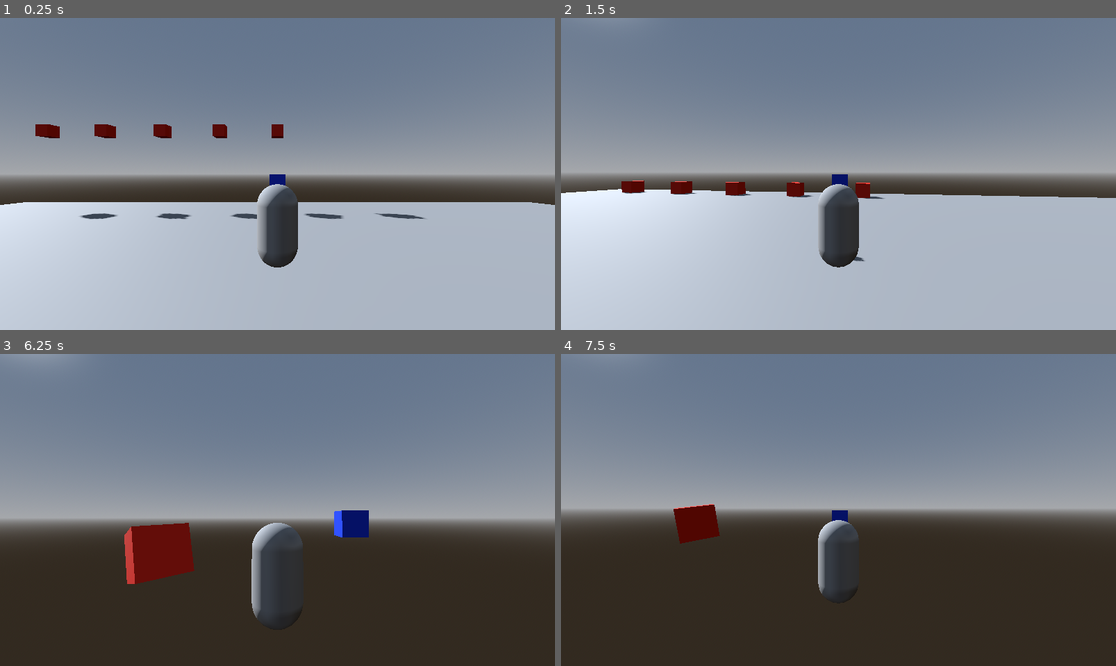
Above: before the commit, frames 1-4 (two rows, left to right).
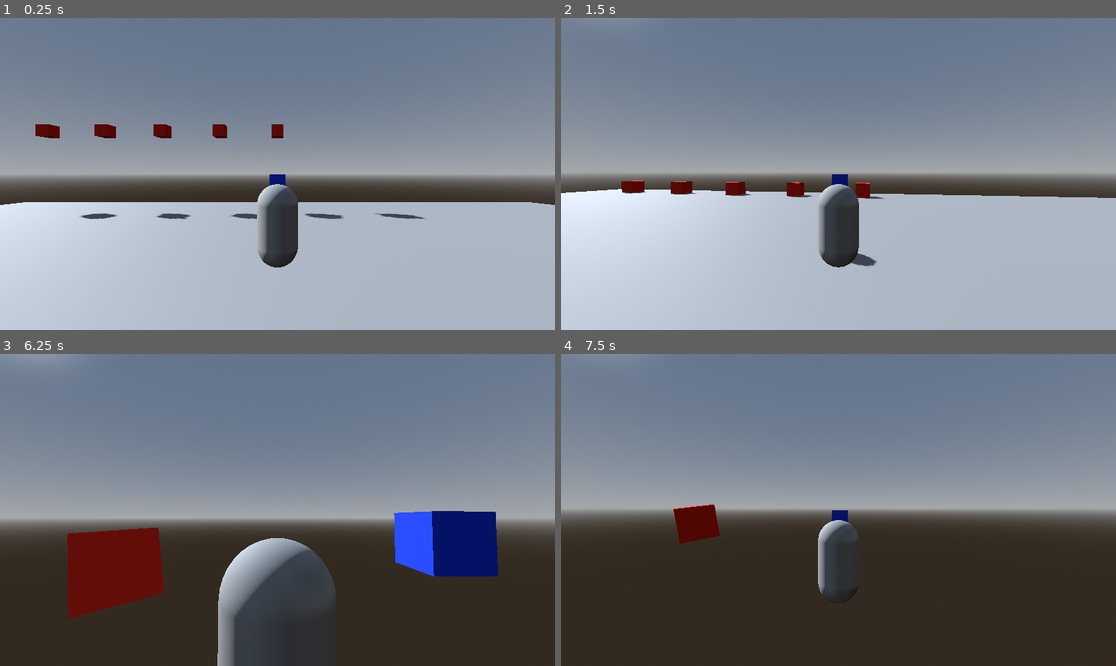
Above: after the commit, the same moments.

Repository: kenjan35/Mons-Hunt
Game: Godot game, scene res://scenes/main.tscn
Two runs of this game, one before a commit and one after it. Both use one fixed random seed, a clock stepped at 60 frames per second and the inputs below.
Inputs (mouse positions are in pixels of both pictures, inside the frame that each line leads up to):
- Up to frame 1 (0.25 s): no input
- Up to frame 2 (1.5 s): move the mouse to (866, 174) at 0.52 s; hold Up (move_forward) from 0.53 s (still down); tap E (interact, bound only after the commit) at 0.6 s; tap Space (jump) at 0.77 s; move the mouse to (810, 174) at 1.27 s; tap Shift (run) at 1.35 s
- Up to frame 3 (6.25 s): tap Space (jump) at 1.52, 3.02, 3.77, 4.52, 6.02 s; tap E (interact, bound only after the commit) at 1.55, 2.3, 3.05, 3.6, 4.35, 5.3, 6.05 s; move the mouse to (288, 503) at 2.02 s; hold Mouse wheel up (zoom_in) 2.03-2.78 s; move the mouse to (271, 516) at 2.77 s; tap Mouse wheel down (zoom_out) at 2.85 s; move the mouse to (316, 513) at 3.52 s; move the mouse to (233, 506) at 4.27 s; move the mouse to (283, 510) at 5.02 s; hold Shift (run) 5.03-5.78 s; move the mouse to (255, 503) at 5.77 s; release Up (move_forward) at 5.78 s; hold Right (move_right) from 5.78 s (still down); tap Mouse wheel up (zoom_in) at 5.85 s
- Up to frame 4 (7.5 s): move the mouse to (866, 510) at 6.52 s; release Right (move_right) at 6.53 s; hold Mouse wheel down (zoom_out) 6.53-7.28 s; hold Up (move_forward) from 6.53 s (still down); tap Space (jump) at 6.77 s; tap E (interact, bound only after the commit) at 6.8, 7.35 s; move the mouse to (810, 510) at 7.27 s

The runs differ from the first frame. In frame 1, less than 0.1% of the frame differs, in the area x 53-54%, y 74-76%; in frame 2, 0.1%; in frame 3, 13%, in the area x 12-90%, y 50-100%; in frame 4, nothing differs.

Commit message:
update: add a area3d to the player to detect interactive objects

Diff:
--- a/cacahuete/project.godot
+++ b/cacahuete/project.godot
@@ -71,6 +71,11 @@
 "events": [Object(InputEventKey,"resource_local_to_scene":false,"resource_name":"","device":-1,"window_id":0,"alt_press …(195 unchanged characters)…
 ]
 }
+interact={
+"deadzone": 0.2,
+"events": [Object(InputEventKey,"resource_local_to_scene":false,"resource_name":"","device":-1,"window_id":0,"alt_pressed":false,"shift_pressed":false,"ctrl_pressed":false,"meta_pressed":false,"pressed":false,"keycode":0,"physical_keycode":69,"key_label":0,"unicode":101,"location":0,"echo":false,"script":null)
+]
+}
 
 [layer_names]
 
@@ -78,6 +83,7 @@
 3d_physics/layer_2="Enemies"
 3d_physics/layer_3="Obstacles"
 3d_physics/layer_4="Ground"
+3d_physics/layer_5="Interactive_objects"
 
 [physics]
 
--- a/cacahuete/scenes/character.tscn
+++ b/cacahuete/scenes/character.tscn
@@ -16,10 +16,12 @@
 material = SubResource("StandardMaterial3D_rkhd4")
 size = Vector3(0.5, 0.5, 0.5)
 
+[sub_resource type="BoxShape3D" id="BoxShape3D_rkhd4"]
+
 [sub_resource type="SphereShape3D" id="SphereShape3D_rkhd4"]
 
 [node name="CharacterBody3D" type="CharacterBody3D" unique_id=1189578310]
-collision_mask = 8
+collision_mask = 24
 script = ExtResource("1_agfs1")
 
 [node name="CollisionShape3D" type="CollisionShape3D" parent="." unique_id=1321574271]
@@ -33,11 +35,23 @@
 transform = Transform3D(1, 0, 0, 0, 1, 0, 0, 0, 1, 0, 0.9815228, -1.4473577)
 mesh = SubResource("BoxMesh_rkhd4")
 
+[node name="Area3D" type="Area3D" parent="MeshInstance3D" unique_id=275033293]
+transform = Transform3D(1, 0, 0, 0, 1, 0, 0, 0, 1, 0, 0.24743736, -1.2930505)
+collision_layer = 0
+collision_mask = 16
+
+[node name="CollisionShape3D" type="CollisionShape3D" parent="MeshInstance3D/Area3D" unique_id=314268570]
+shape = SubResource("BoxShape3D_rkhd4")
+
 [node name="SpringArm3D" type="SpringArm3D" parent="." unique_id=1695428081]
 transform = Transform3D(1, 0, 0, 0, 1, 0, 0, 0, 1, 0, 1.2515008, 0)
+collision_mask = 15
 shape = SubResource("SphereShape3D_rkhd4")
 spring_length = 5.0
 script = ExtResource("2_rkhd4")
 
 [node name="Camera3D" type="Camera3D" parent="SpringArm3D" unique_id=335375308]
 transform = Transform3D(1, 0, 0, 0, 1, 0, 0, 0, 1, 0, 0, 2.7426212)
+
+[connection signal="body_entered" from="MeshInstance3D/Area3D" to="." method="_on_area_3d_body_entered"]
+[connection signal="body_exited" from="MeshInstance3D/Area3D" to="." method="_on_area_3d_body_exited"]
--- a/cacahuete/scenes/coin.tscn
+++ b/cacahuete/scenes/coin.tscn
@@ -3,15 +3,13 @@
 [ext_resource type="Script" uid="uid://2yg26utr1p61" path="res://scripts/coin.gd" id="1_rwqht"]
 
 [sub_resource type="SphereShape3D" id="SphereShape3D_kahox"]
-radius = 0.195
+radius = 0.495
 
 [sub_resource type="StandardMaterial3D" id="StandardMaterial3D_rwqht"]
 albedo_color = Color(0.81914335, 0.68559414, 0.09271426, 1)
 
 [sub_resource type="SphereMesh" id="SphereMesh_rwqht"]
 material = SubResource("StandardMaterial3D_rwqht")
-radius = 0.2
-height = 0.4
 
 [node name="Coin" type="Area3D" unique_id=995026381]
 collision_layer = 0
--- a/cacahuete/scenes/ground.tscn
+++ b/cacahuete/scenes/ground.tscn
@@ -1,10 +1,15 @@
 [gd_scene format=3 uid="uid://1fv5tqtjgiqs"]
+
+[ext_resource type="Script" uid="uid://d0waoln3w45b" path="res://scripts/end_zone.gd" id="1_pybca"]
 
 [sub_resource type="BoxShape3D" id="BoxShape3D_7ylpw"]
 size = Vector3(99.5, 1.95, 99.5)
 
 [sub_resource type="BoxMesh" id="BoxMesh_pybca"]
 size = Vector3(100, 2, 100)
+
+[sub_resource type="BoxShape3D" id="BoxShape3D_pybca"]
+size = Vector3(150, 1, 150)
 
 [node name="Ground" type="Node3D" unique_id=95938912]
 
@@ -17,3 +22,13 @@
 
 [node name="MeshInstance3D" type="MeshInstance3D" parent="StaticBody3D" unique_id=474960864]
 mesh = SubResource("BoxMesh_pybca")
+
+[node name="end_zone" type="Area3D" parent="." unique_id=655428416]
+transform = Transform3D(1, 0, 0, 0, 1, 0, 0, 0, 1, 0, -65.60985, 0)
+collision_layer = 0
+script = ExtResource("1_pybca")
+
+[node name="CollisionShape3D" type="CollisionShape3D" parent="end_zone" unique_id=1756916260]
+shape = SubResource("BoxShape3D_pybca")
+
+[connection signal="body_entered" from="end_zone" to="end_zone" method="_on_body_entered"]
--- a/cacahuete/scenes/main.tscn
+++ b/cacahuete/scenes/main.tscn
@@ -4,6 +4,7 @@
 [ext_resource type="PackedScene" uid="uid://c52citb4ahl1h" path="res://scenes/character.tscn" id="2_0wfyh"]
 [ext_resource type="PackedScene" uid="uid://dcad8cqvcptnu" path="res://scenes/obstacles.tscn" id="3_sugp2"]
 [ext_resource type="PackedScene" uid="uid://c8o6euolcxgte" path="res://scenes/coin.tscn" id="4_jyhfs"]
+[ext_resource type="PackedScene" uid="uid://ek2lxivf45tg" path="res://scenes/wall_break.tscn" id="5_tbgi4"]
 
 [sub_resource type="ProceduralSkyMaterial" id="ProceduralSkyMaterial_0wfyh"]
 
@@ -53,11 +54,14 @@
 [node name="Coin" parent="collectible" unique_id=995026381 instance=ExtResource("4_jyhfs")]
 transform = Transform3D(1, 0, 0, 0, 1, 0, 0, 0, 1, 0, 0.5, 10)
 
-[node name="Coin2" parent="collectible" unique_id=2019895353 instance=ExtResource("4_jyhfs")]
-transform = Transform3D(1, 0, 0, 0, 1, 0, 0, 0, 1, 0, 0.5, 57.924995)
-
-[node name="Coin3" parent="collectible" unique_id=502033658 instance=ExtResource("4_jyhfs")]
+[node name="Coin2" parent="collectible" unique_id=502033658 instance=ExtResource("4_jyhfs")]
 transform = Transform3D(1, 0, 0, 0, 1, 0, 0, 0, 1, 30.573677, 0.5, 16.441837)
 
-[node name="Coin4" parent="collectible" unique_id=1369580189 instance=ExtResource("4_jyhfs")]
+[node name="Coin43" parent="collectible" unique_id=1369580189 instance=ExtResource("4_jyhfs")]
 transform = Transform3D(1, 0, 0, 0, 1, 0, 0, 0, 1, -40.16629, 0.5, 10)
+
+[node name="Interactive_objs" type="Node3D" parent="." unique_id=1898819729]
+transform = Transform3D(1, 0, 0, 0, 1, 0, 0, 0, 1, 0, 1, 0)
+
+[node name="wall_break" parent="Interactive_objs" unique_id=1142373083 instance=ExtResource("5_tbgi4")]
+transform = Transform3D(1, 0, 0, 0, 1, 0, 0, 0, 1, 0, 1, 0)
--- /dev/null
+++ b/cacahuete/scenes/wall_break.tscn
@@ -0,0 +1,24 @@
+[gd_scene format=3 uid="uid://ek2lxivf45tg"]
+
+[ext_resource type="Script" uid="uid://bdi8udl8hqmfl" path="res://scripts/wall_break.gd" id="1_kco84"]
+
+[sub_resource type="BoxShape3D" id="BoxShape3D_6il68"]
+size = Vector3(3.2, 2, 0.3)
+
+[sub_resource type="StandardMaterial3D" id="StandardMaterial3D_kco84"]
+transparency = 1
+albedo_color = Color(0.79477817, 0.9086944, 0.9217358, 1)
+
+[sub_resource type="BoxMesh" id="BoxMesh_dj7j1"]
+material = SubResource("StandardMaterial3D_kco84")
+size = Vector3(3, 2, 0.2)
+
+[node name="wall_break" type="StaticBody3D" unique_id=1142373083]
+collision_layer = 16
+script = ExtResource("1_kco84")
+
+[node name="CollisionShape3D" type="CollisionShape3D" parent="." unique_id=1832884465]
+shape = SubResource("BoxShape3D_6il68")
+
+[node name="MeshInstance3D" type="MeshInstance3D" parent="." unique_id=1993392321]
+mesh = SubResource("BoxMesh_dj7j1")
--- a/cacahuete/scripts/character.gd
+++ b/cacahuete/scripts/character.gd
@@ -19,6 +19,7 @@
 var gravity = ProjectSettings.get_setting("physics/3d/default_gravity")
 var current_speed = 7.0
 var is_game_paused: bool = false
+var current_obj = null
 
 func _physics_process(delta):
 	manage_pause()
@@ -27,6 +28,7 @@
 
 		var direction = get_movement_direction()
 
+		handle_interactive()
 		handle_speed_and_zoom(direction, delta)
 		handle_movement(direction, delta)
 		handle_jump()
@@ -37,7 +39,7 @@
 	if Input.is_action_just_pressed("pause_game"):
 		is_game_paused = not is_game_paused
 
-# This is the tru way to pause the entire game !
+# This is the true way to pause the entire game !
 # Since there is no UI for now, I will use mine to pause the player
 #func manage_pause():
 #	if Input.is_action_just_pressed("pause_game"):
@@ -89,3 +91,17 @@
 	else:
 		velocity.x = move_toward(velocity.x, 0, current_speed)
 		velocity.z = move_toward(velocity.z, 0, current_speed)
+
+func handle_interactive():
+	if current_obj != null and Input.is_action_just_pressed("interact"):
+		current_obj.execute()
+
+
+func _on_area_3d_body_entered(body: Node3D) -> void:
+	print("player message: entered !")
+	current_obj = body
+
+
+func _on_area_3d_body_exited(_body: Node3D) -> void:
+	print("removed oj")
+	current_obj = null
--- /dev/null
+++ b/cacahuete/scripts/wall_break.gd
@@ -0,0 +1,5 @@
+extends StaticBody3D
+
+func execute() -> void:
+	print("destroying the wall !")
+	queue_free()
Not shown, added: cacahuete/scripts/wall_break.gd.uid
